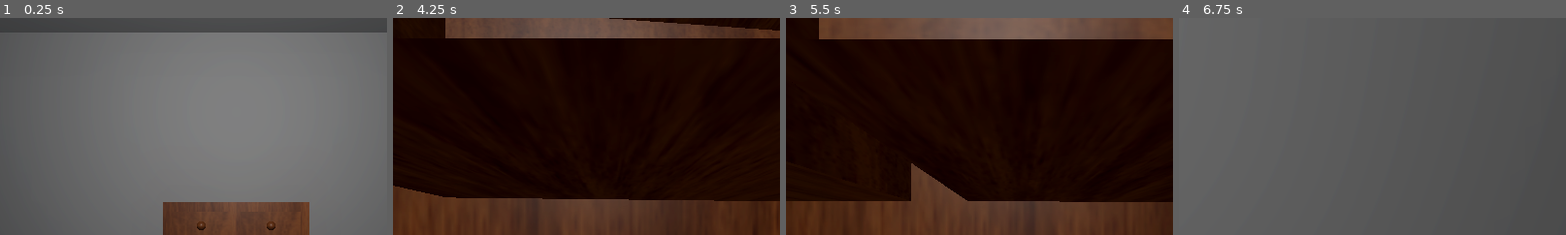
Above: before the commit, frames 1-4 (left to right).
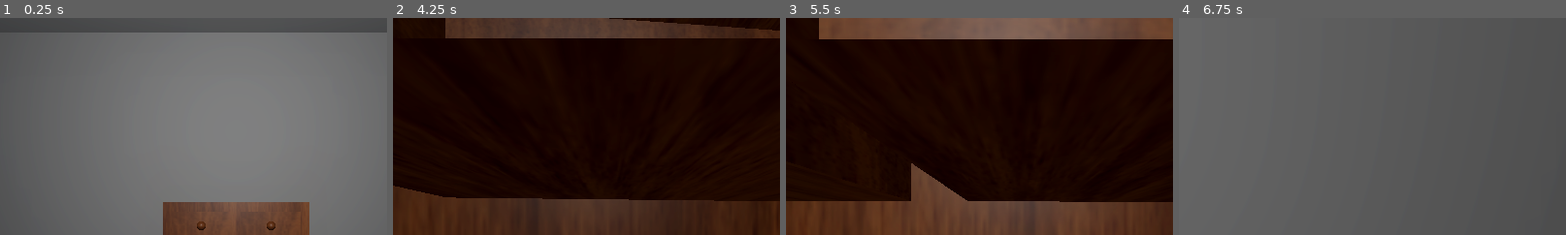
Above: after the commit, the same moments.

Repository: Angburmun/EV2024-25-escape-room
Game: Godot game, scene res://escena_pasillo.tscn
Two runs of this game, one before a commit and one after it. Both use one fixed random seed, a clock stepped at 60 frames per second and the inputs below.
Inputs (mouse positions are % of the whole screen's width and height, from its top left):
- Up to frame 1 (0.25 s): no input
- Up to frame 2 (4.25 s): tap Enter (ui_accept) at 0.5, 2.75, 3.5 s; move the mouse to (55, 50) at 0.52 s; hold W (forward) from 0.53 s (still down); tap L (titilar_luz, bound only after the commit) at 0.6, 1.55, 2.3, 3.05, 3.8 s; tap Space (jump) at 0.77, 1.52, 3.02, 3.77 s; move the mouse to (45, 50) at 1.27 s; tap Down (camara_abajo) at 1.35 s; move the mouse to (52, 48) at 2.02 s; hold Up (camara_arriba) 2.03-2.78 s; move the mouse to (49, 52) at 2.77 s; tap Right (camara_derecha) at 2.85 s; move the mouse to (57, 51) at 3.52 s; hold Left (camara_izquierda) from 3.53 s (still down)
- Up to frame 3 (5.5 s): keep holding W (forward); move the mouse to (42, 49) at 4.27 s; release Left (camara_izquierda) at 4.28 s; tap L (titilar_luz, bound only after the commit) at 4.35, 5.1 s; tap Space (jump) at 4.52 s; tap Enter (ui_accept) at 5 s; move the mouse to (51, 50) at 5.02 s
- Up to frame 4 (6.75 s): move the mouse to (46, 48) at 5.77 s; release W (forward) at 5.78 s; hold D (right) 5.78-6.53 s; tap Down (camara_abajo) at 5.85 s; tap Space (jump) at 6.02 s; tap L (titilar_luz, bound only after the commit) at 6.05 s; tap Enter (ui_accept) at 6.5 s; move the mouse to (55, 50) at 6.52 s; hold W (forward) from 6.53 s (still down); hold Up (camara_arriba) from 6.53 s (still down)
The pictures show only the part of the screen within x 20-69%, y 0-50%; the shares and areas given below are measured in that part.

The runs differ from the first frame. In frame 2, 0.8% of the frame differs, in the area x 38-62%, y 0-10%; in frame 3, less than 0.1%; in frame 4, less than 0.1%.

Commit message:
Añadidas luces. Añadida luz que titilea. Presiona L para ello.

Diff:
--- /dev/null
+++ b/ESCENAS/bombilla.gd
@@ -0,0 +1,31 @@
+extends Node3D
+
+@onready var luz = $luz
+@onready var timer = $Timer
+
+var titilando := false
+
+func _ready():
+	timer.connect("timeout", _on_timer_timeout)
+	timer.wait_time = 0.05
+	timer.autostart = false
+
+func _process(_delta):
+	if Input.is_action_just_pressed("titilar_luz"):
+		titilando = !titilando
+		if titilando:
+			timer.start()
+		else:
+			timer.stop()
+			luz.light_energy = 1.0  # Luz normal al terminar
+
+func _on_timer_timeout():
+	if not titilando:
+		return
+
+	# Efecto tipo flicker: cambios sutiles de energía
+	luz.light_energy = randf_range(0.6, 1.2)
+
+	# Ajustar tiempo hasta el siguiente cambio
+	timer.wait_time = randf_range(0.02, 0.1)
+	timer.start()
--- /dev/null
+++ b/ESCENAS/bombilla.tscn
@@ -0,0 +1,51 @@
+[gd_scene load_steps=5 format=3 uid="uid://ubdnpjjh75if"]
+
+[sub_resource type="CylinderMesh" id="CylinderMesh_gtfcp"]
+top_radius = 0.028
+bottom_radius = 0.028
+height = 0.05
+radial_segments = 16
+rings = 1
+
+[sub_resource type="CylinderMesh" id="CylinderMesh_46qgg"]
+top_radius = 0.002
+bottom_radius = 0.002
+height = 0.5
+radial_segments = 16
+rings = 1
+
+[sub_resource type="StandardMaterial3D" id="StandardMaterial3D_ynccg"]
+emission_enabled = true
+emission = Color(1, 1, 1, 1)
+
+[sub_resource type="CylinderMesh" id="CylinderMesh_ynccg"]
+top_radius = 0.025
+bottom_radius = 0.05
+height = 0.05
+radial_segments = 16
+rings = 1
+
+[node name="bombilla" type="Node3D"]
+
+[node name="luz" type="OmniLight3D" parent="."]
+transform = Transform3D(1, 0, 0, 0, 1, 0, 0, 0, 1, 0, -0.2, 0)
+
+[node name="portalamparas" type="CSGMesh3D" parent="."]
+transform = Transform3D(1, 0, 0, 0, 1, 0, 0, 0, 1, 0, 0.102787, 0)
+mesh = SubResource("CylinderMesh_gtfcp")
+
+[node name="cable" type="CSGMesh3D" parent="portalamparas"]
+transform = Transform3D(1, 0, 0, 0, 1, 0, 0, 0, 1, 0, 0.247787, 0)
+mesh = SubResource("CylinderMesh_46qgg")
+
+[node name="esfera" type="CSGSphere3D" parent="portalamparas/cable"]
+transform = Transform3D(1, 0, 0, 0, 1, 0, 0, 0, 1, 0, -0.350573, 0)
+material_override = SubResource("StandardMaterial3D_ynccg")
+radius = 0.06
+
+[node name="cuello" type="CSGMesh3D" parent="portalamparas/cable/esfera"]
+transform = Transform3D(1, 0, 0, 0, 1, 0, 0, 0, 1, 0, 0.055, 0)
+mesh = SubResource("CylinderMesh_ynccg")
+
+[node name="Timer" type="Timer" parent="."]
+wait_time = 0.3
--- a/escena_pasillo.tscn
+++ b/escena_pasillo.tscn
@@ -1,9 +1,11 @@
-[gd_scene load_steps=9 format=3 uid="uid://b7rewe1nniolb"]
+[gd_scene load_steps=11 format=3 uid="uid://b7rewe1nniolb"]
 
 [ext_resource type="Script" uid="uid://cj15dfufotb1l" path="res://SCRIPTS/jugador.gd" id="1_ke01q"]
 [ext_resource type="PackedScene" uid="uid://bxsxp5hgjo068" path="res://ESCENAS_BLENDER/blender_aparador.tscn" id="2_66ue0"]
 [ext_resource type="Material" uid="uid://buecjx8f0ga8f" path="res://TEXTURES/parquet.tres" id="2_ke01q"]
+[ext_resource type="PackedScene" uid="uid://ubdnpjjh75if" path="res://ESCENAS/bombilla.tscn" id="4_7wody"]
 [ext_resource type="PackedScene" uid="uid://vktm5u2yhw35" path="res://ESCENAS/puerta.tscn" id="4_ke01q"]
+[ext_resource type="Script" uid="uid://i7vrwypx73h2" path="res://ESCENAS/bombilla.gd" id="5_2v5a0"]
 
 [sub_resource type="Environment" id="Environment_7wody"]
 ambient_light_color = Color(0.852515, 0.370982, 0.122975, 1)
@@ -66,8 +68,9 @@
 [node name="blender_aparador" parent="habitacion1" instance=ExtResource("2_66ue0")]
 transform = Transform3D(-1, 0, -8.74228e-08, 0, 1, 0, 8.74228e-08, 0, -1, 2.5, -1.85, -0.5)
 
-[node name="bombilla" type="OmniLight3D" parent="habitacion1"]
+[node name="bombilla" parent="habitacion1" instance=ExtResource("4_7wody")]
 transform = Transform3D(1, 0, 0, 0, 1, 0, 0, 0, 1, 0, 1.25, 0)
+script = ExtResource("5_2v5a0")
 
 [node name="habitacion2" type="CSGBox3D" parent="."]
 transform = Transform3D(1, 0, 0, 0, 1, 0, 0, 0, 1, 2.8, 2, -15)
@@ -90,7 +93,7 @@
 skeleton = NodePath("../..")
 surface_material_override/0 = ExtResource("2_ke01q")
 
-[node name="bombilla" type="OmniLight3D" parent="habitacion2"]
+[node name="bombilla" parent="habitacion2" instance=ExtResource("4_7wody")]
 transform = Transform3D(1, 0, 0, 0, 1, 0, 0, 0, 1, 0, 1.25, 0)
 
 [node name="pasillo1" type="CSGBox3D" parent="."]
@@ -111,6 +114,9 @@
 
 [node name="puerta" parent="pasillo1" instance=ExtResource("4_ke01q")]
 transform = Transform3D(1, 0, 0, 0, 1, 0, 0, 0, 1, 2.5, 0, 0)
+
+[node name="bombilla" parent="pasillo1" instance=ExtResource("4_7wody")]
+transform = Transform3D(1, 0, 0, 0, 1, 0, 0, 0, 1, 0, 1.25, 0)
 
 [node name="pasillo2" type="CSGBox3D" parent="."]
 transform = Transform3D(1, 0, 0, 0, 1, 0, 0, 0, 1, -9.3, 1.6, -7)
@@ -138,7 +144,7 @@
 skeleton = NodePath("../..")
 surface_material_override/0 = ExtResource("2_ke01q")
 
-[node name="bombilla" type="OmniLight3D" parent="pasillo2"]
+[node name="bombilla" parent="pasillo2" instance=ExtResource("4_7wody")]
 transform = Transform3D(1, 0, 0, 0, 1, 0, 0, 0, 1, 0, 1.25, 0)
 
 [node name="pasillo3" type="CSGBox3D" parent="."]
@@ -156,3 +162,6 @@
 mesh = SubResource("PlaneMesh_sugwf")
 skeleton = NodePath("../..")
 surface_material_override/0 = ExtResource("2_ke01q")
+
+[node name="bombilla" parent="pasillo3" instance=ExtResource("4_7wody")]
+transform = Transform3D(1, 0, 0, 0, 1, 0, 0, 0, 1, 0, 1.25, 0)
--- a/project.godot
+++ b/project.godot
@@ -76,3 +76,8 @@
 "events": [Object(InputEventKey,"resource_local_to_scene":false,"resource_name":"","device":-1,"window_id":0,"alt_press …(191 unchanged characters)…
 ]
 }
+titilar_luz={
+"deadzone": 0.2,
+"events": [Object(InputEventKey,"resource_local_to_scene":false,"resource_name":"","device":-1,"window_id":0,"alt_pressed":false,"shift_pressed":false,"ctrl_pressed":false,"meta_pressed":false,"pressed":false,"keycode":0,"physical_keycode":76,"key_label":0,"unicode":108,"location":0,"echo":false,"script":null)
+]
+}
Not shown, added: ESCENAS/bombilla.gd.uid
